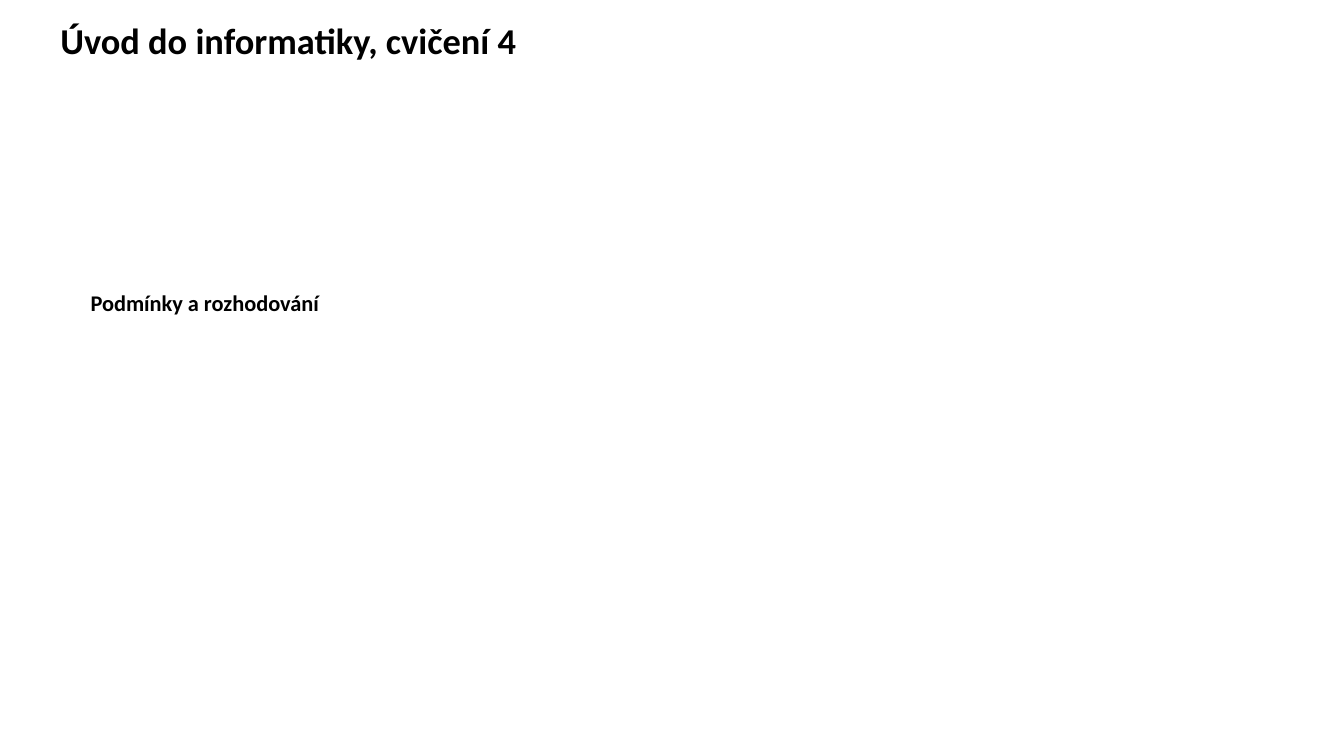
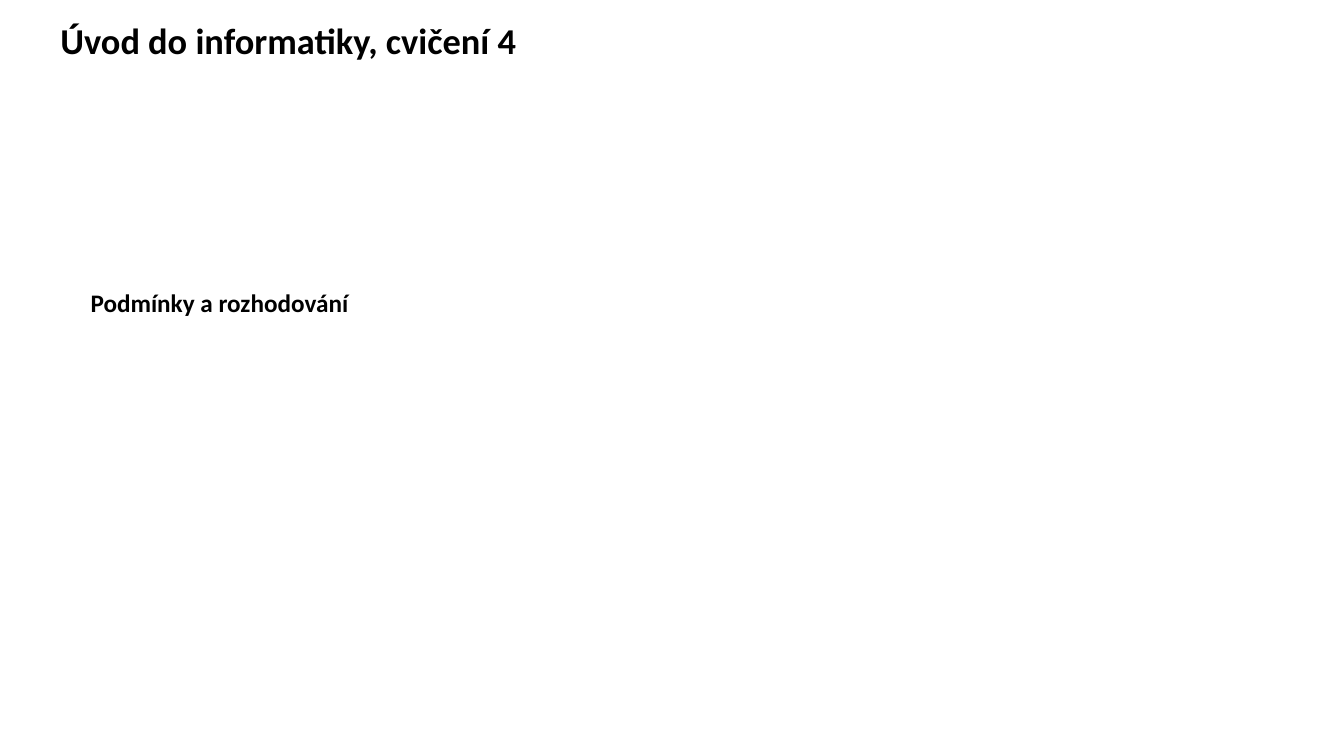
Before and after one commit to k155cvut/uvin, a slide deck: slide 1 of cviceni/cv4/uvin_cv4.pptx. Drawn at 1344x756 pixels with LibreOffice and Linux fonts; fonts in the diff are those of the drawing. Boxes give left, top, right and bottom in pixels: in the first picture for what was removed or moved away, otherwise in the second. Text is boxed around its words. In the diff, an @@ line names an element or a change of style, - is before the commit and + after.

```diff
--- a/cviceni/cv4/uvin_cv4.pptx
+++ b/cviceni/cv4/uvin_cv4.pptx
@@ text "Podmínky a rozhodování" at [91,294,349,316]: size 16 to 18 pt @@
```
Also in this commit, not shown: 10 other slides changed, 2 slides added, 1 other file.
